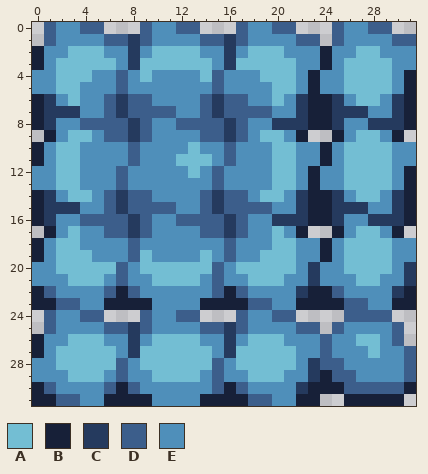
Two versions of one pixel-art file, assets/tileset/rock.aseprite. The first picture shows the starting point.
32x32 pixels, 1 frame.
Palette (. is transparent): A #73bed3  B #172038  C #253a5e  D #3c5e8b  E #4f8fba
Pixels before, first column x 0:
 0 .DEEDD...DEEDD...DEEDD...DEEDD..
 1 .DEEEEDDCDEEEEDDCDEEEEDD.DEEEEDD
 2 BEEAAAEECEAAAAEECEAAAEEEBEEAAEEE
 3 BEAAAAAECAAAAAAECAAAAAEEBEAAAAEE
 4 EEAAAEEDEAEEEEADEEEAAAEBEEAAAAEB
 5 EEAAEEEDEEEEEEEDEEEEAAEBEEAAAAEB
 6 BCEAEEDCDDEEEEDCDDEEAECBBCEAAECB
 7 BCCCEEDCDDDDEEDCDDDDEECBBCCCEECB
 8 BCEEDDDDCDEEDDDDCDEECCCBBCEECCCB
 9 .BEAAEDDCDEEEEDDCDEAAEB..BEAAEB.
10 BEAAEEEEDEEEEAEEDEEEAAEEBEAAAAEE
11 BEAAEEEEDEEEAAAEDEEEAAEEBEAAAAEE
12 EEAAEEEDEEEEEAEDEEEEAAEBEEAAAAEB
13 EEAAEEEDEEEEEEEDEEEEAAEBEEAAAAEB
14 BCEAAEDCDDEEEEDCDDEAAECBBCEAAECB
15 BCCCEEDCDDDDEEDCDDDDEECBBCCCEECB
16 BCEEDDDDCDEEDDDDCDEECCCBBCEECCCB
17 .BEAEEDDCDEEEEDDCDEEAEB..BEAAEB.
18 BEAAEEEEDEEEEEEEDEEEAAEEBEAAAAEE
19 BEAAAEEEDAEEEEAEDEEAAAEEBEAAAAEE
20 EEAAAAADEAAAAAADEAAAAAECEEAAAAEC
21 EEEAAAEDEEAAAAEDEEAAAEECEEEAAEEC
22 BDEEEEDBDEEEEEEDBDEEEECBBDEEEECB
23 BBDDEEBBBBEEEEBBBBDDEEBBBBDDEEBB
24 .DEEDD...DEEDD...DEEDD....DDDD..
25 .DEEEEDDCDEEEEDDCDEEEEDD.DEEEED.
26 BEEAAAEECEAAAAEECEAAAEEEDEEAAED.
27 BEAAAAAECAAAAAAECAAAAAEEDEEEAEED
28 EEAAAAADEAAAAAADEAAAAAECDDEEEEED
29 EEEAAAEDEEAAAAEDEEAAAEECBDDEEEED
30 BDEEEEDBDEEEEEEDBDEEEECBBBDDDDDB
31 BBDDEEBBBBEEEEBBBBDDEEBB..BBBBB.
Once edited:
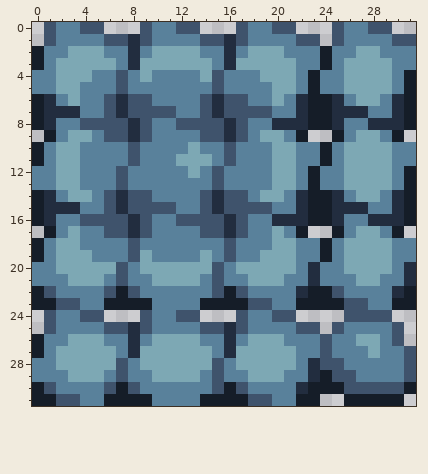
What changed:
Colour A changes from #73bed3 to #7da8b4.
Colour B changes from #172038 to #151d28.
Colour C changes from #253a5e to #222d3f.
Colour D changes from #3c5e8b to #3f536c.
Colour E changes from #4f8fba to #59819b.
